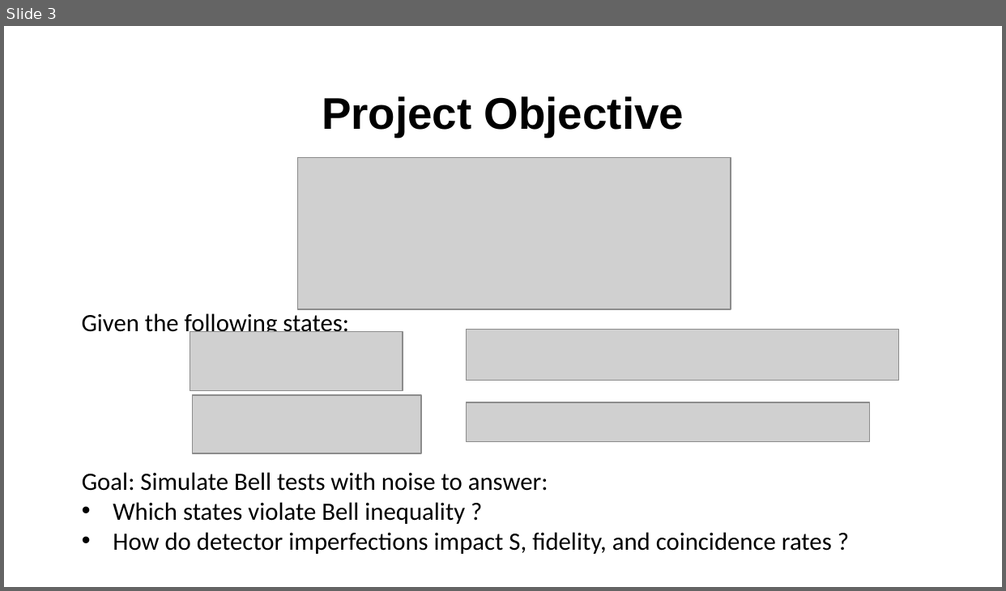
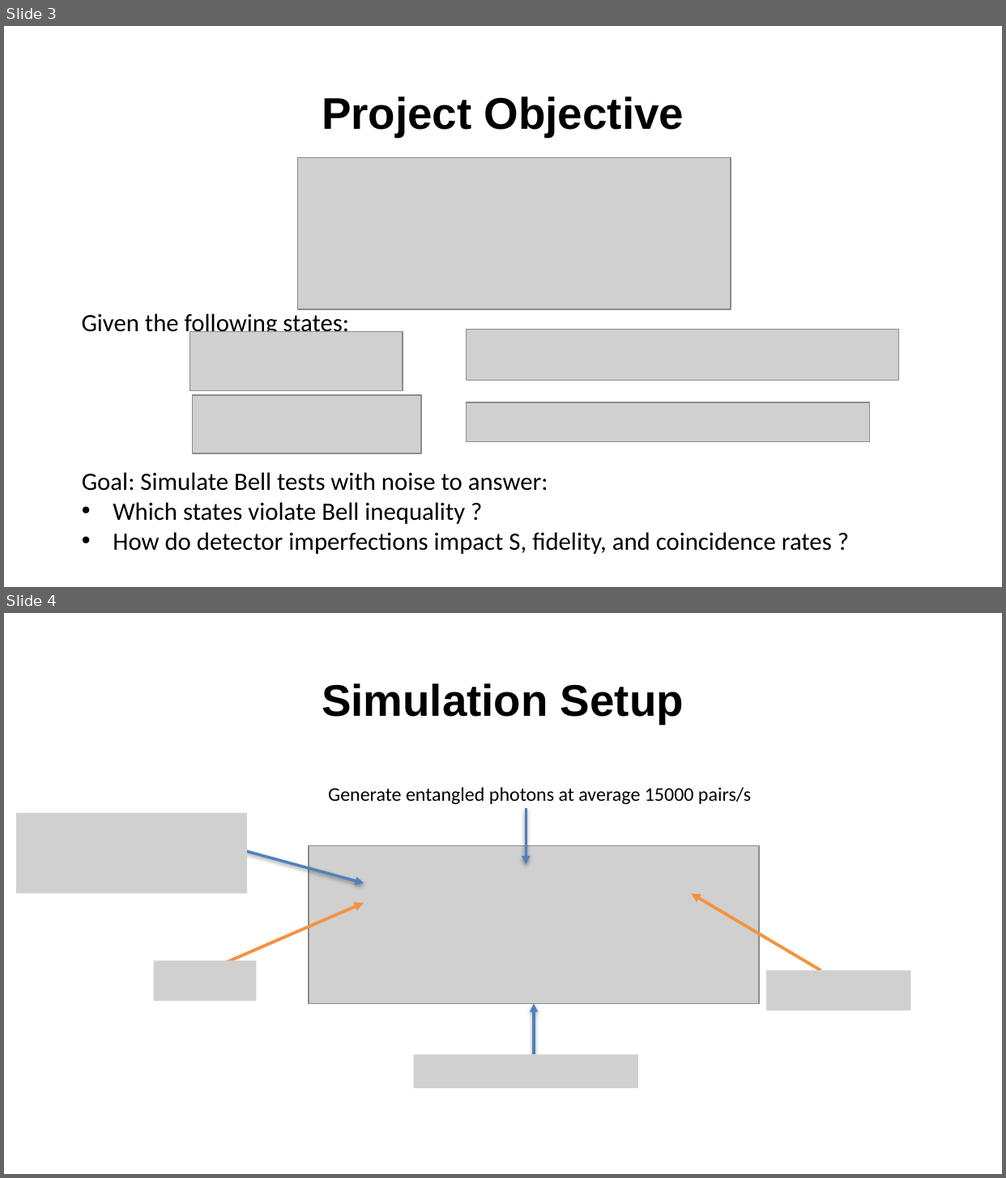
Before and after one commit to tvle2/Bell-Inequality-Test, a slide deck: Presentation.pptx. Shown one above the other, each under a label of ours: slide 3 before the commit, slides 3 and 4 after it. The pictures are 1006x591 and 1006x1178 pixels, drawn with LibreOffice and Linux fonts; fonts in the diff are those of the drawing; grey boxes stand for pictures; background and template pictures are left out. Boxes give left, top, right and bottom in pixels: in the first picture for what was removed or moved away, otherwise in the second. Text is boxed around its words. In the diff, an @@ line names an element or a change of style, - is before the commit and + after.

```diff
--- a/Presentation.pptx
+++ b/Presentation.pptx
@@ slide 4 added at (4,613,1002,1174), background #FFFFFF @@
@@ title added at (322,683,684,724), 32 pt, text #000000, bold @@
+Simulation Setup
@@ text added at (328,787,751,804), 14 pt, text #000000 @@
+Generate entangled photons at average 15000 pairs/s
@@ picture added at (16,812,246,893) @@
@@ arrow added from (526, 808) to (526, 864), #4F81BD 2 pt @@
@@ arrow added from (226, 845) to (364, 884), #4F81BD 2 pt @@
@@ picture added at (309,845,758,1003) @@
@@ arrow added from (226, 963) to (364, 904), #F69240 2.25 pt @@
@@ arrow added from (820, 970) to (692, 893), #F69240 2.25 pt @@
@@ picture added at (154,961,257,1001) @@
@@ picture added at (766,970,911,1010) @@
@@ arrow added from (534, 1055) to (534, 1004), #4F81BD 2 pt @@
@@ picture added at (413,1055,637,1089) @@
```
Also in this commit, not shown: 2 other slides added, 1 slide removed, 1 other file.
